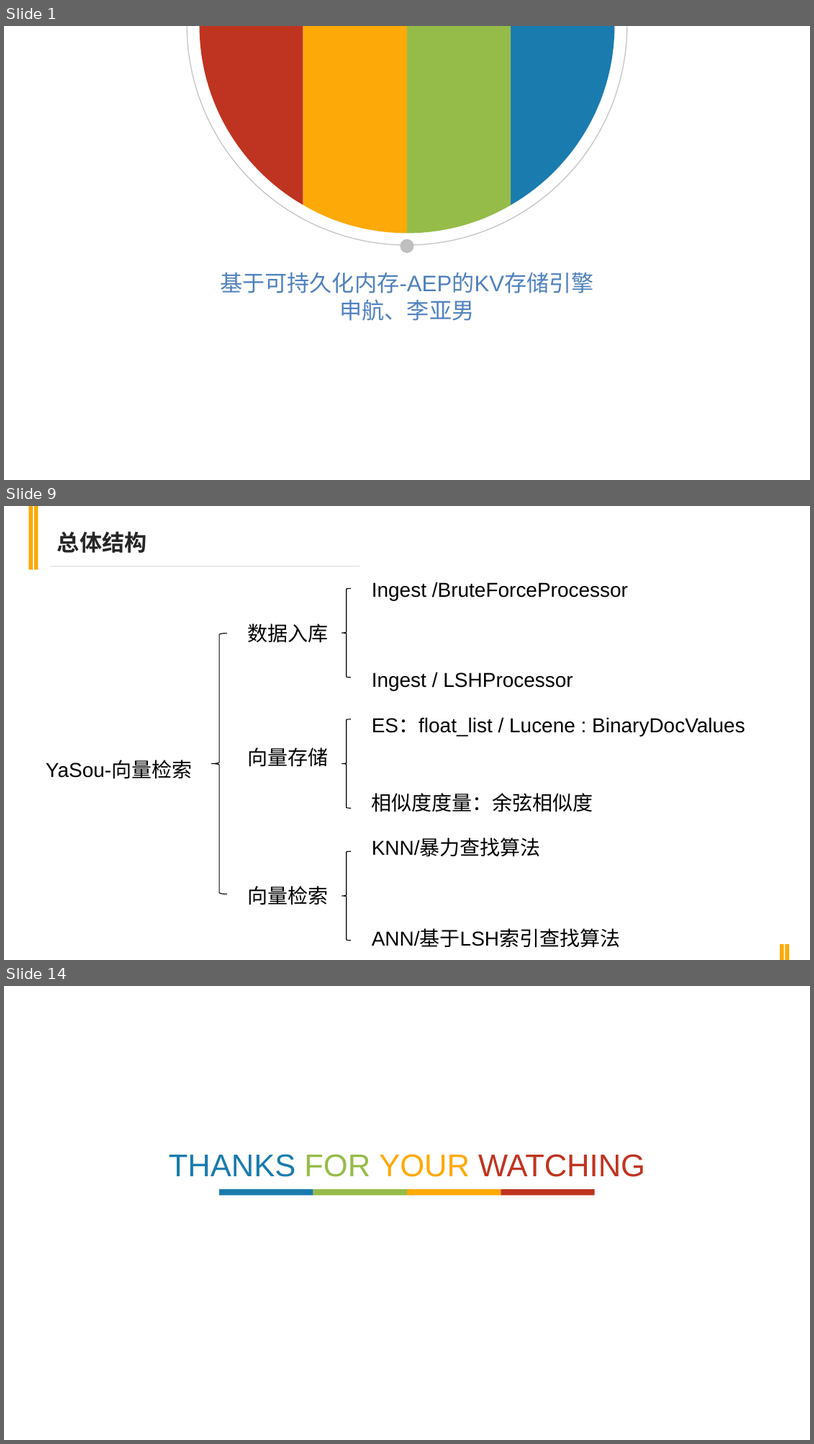
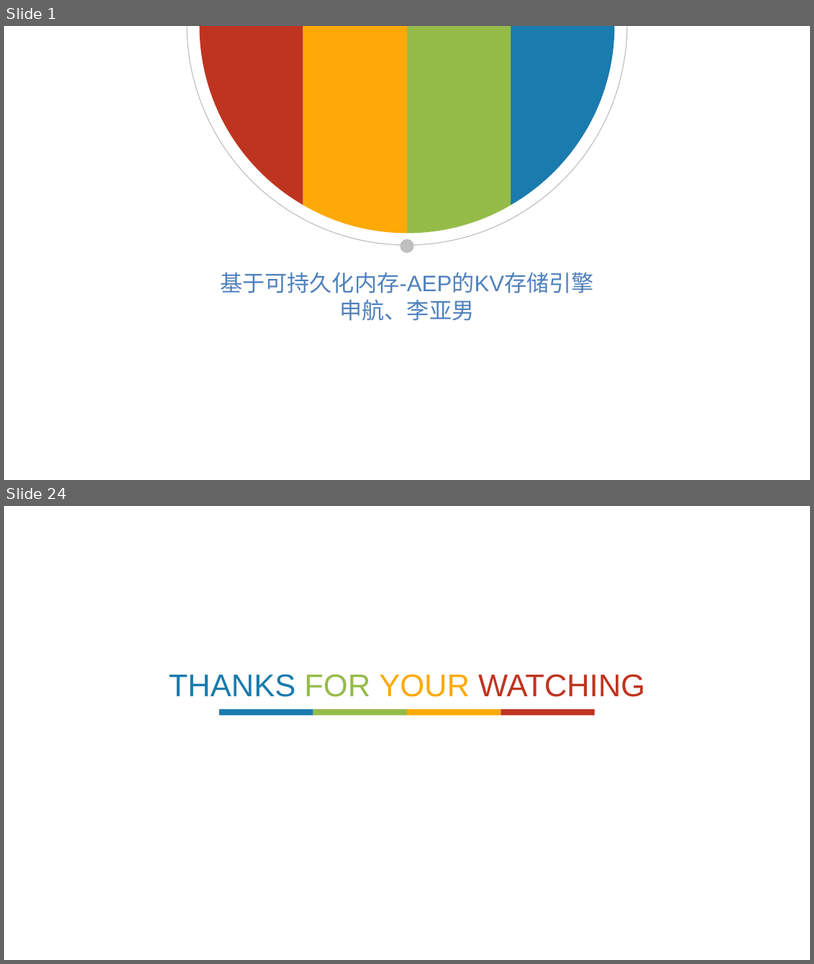
Before and after one commit to AndyShen105/aep-kv, a slide deck: doc/基于AEP的可持久化KV存储.pptx. Shown one above the other, each under a label of ours: slides 1, 9 and 14 before the commit, slides 1 and 24 after it; the slides between them are not shown. The pictures are 814x1444 and 814x964 pixels, drawn with LibreOffice and Linux fonts; fonts in the diff are those of the drawing. Boxes give left, top, right and bottom in pixels: in the first picture for what was removed or moved away, otherwise in the second. Text is boxed around its words. In the diff, an @@ line names an element or a change of style, - is before the commit and + after.

```diff
--- a/doc/基于AEP的可持久化KV存储.pptx
+++ b/doc/基于AEP的可持久化KV存储.pptx
@@ slide 9 removed at [4,506,810,960], background #FFFFFF @@
@@ rectangle removed at [29,506,33,569] @@
@@ rectangle removed at [34,506,38,569] @@
@@ text removed at [57,531,147,553] @@
-总体结构
@@ line removed from (50, 566) to (360, 566) @@
@@ left brace removed at [342,588,351,677] @@
@@ text removed at [372,582,628,600] @@
-Ingest /BruteForceProcessor
@@ left brace removed at [212,633,227,894] @@
@@ text removed at [248,623,329,643] @@
-数据入库
@@ text removed at [372,672,573,690] @@
-Ingest / LSHProcessor
@@ left brace removed at [342,719,351,808] @@
@@ text removed at [372,717,746,736] @@
-ES：float_list / Lucene : BinaryDocValues
@@ text removed at [46,762,192,779] @@
-YaSou-向量检索
@@ text removed at [248,747,329,767] @@
-向量存储
@@ text removed at [372,793,594,812] @@
-相似度度量：余弦相似度
@@ left brace removed at [342,851,351,940] @@
@@ text removed at [372,839,541,857] @@
-KNN/暴力查找算法
@@ text removed at [248,885,329,905] @@
-向量检索
@@ text removed at [372,929,620,947] @@
-ANN/基于LSH索引查找算法
@@ rectangle removed at [781,944,784,960] @@
@@ rectangle removed at [785,944,790,960] @@
@@ what was slide 14 is now slide 24 @@
```
Also in this commit, not shown: 6 slides changed, 16 slides added, 5 other slides removed, 1 other file.
